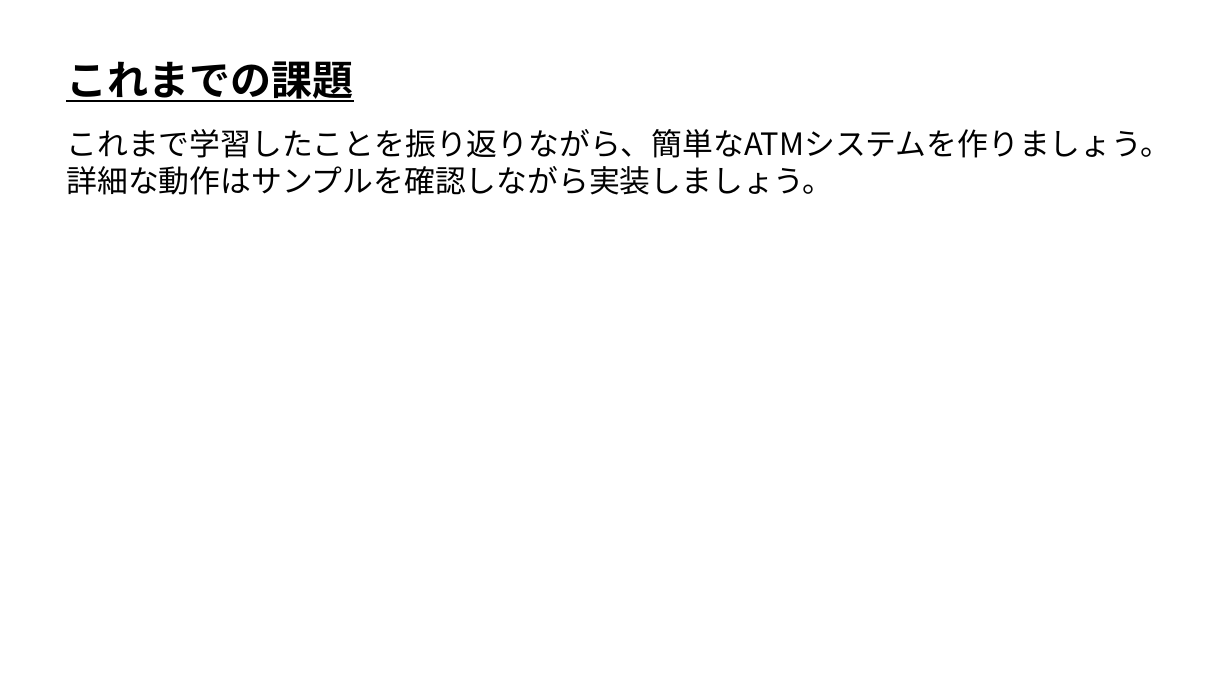
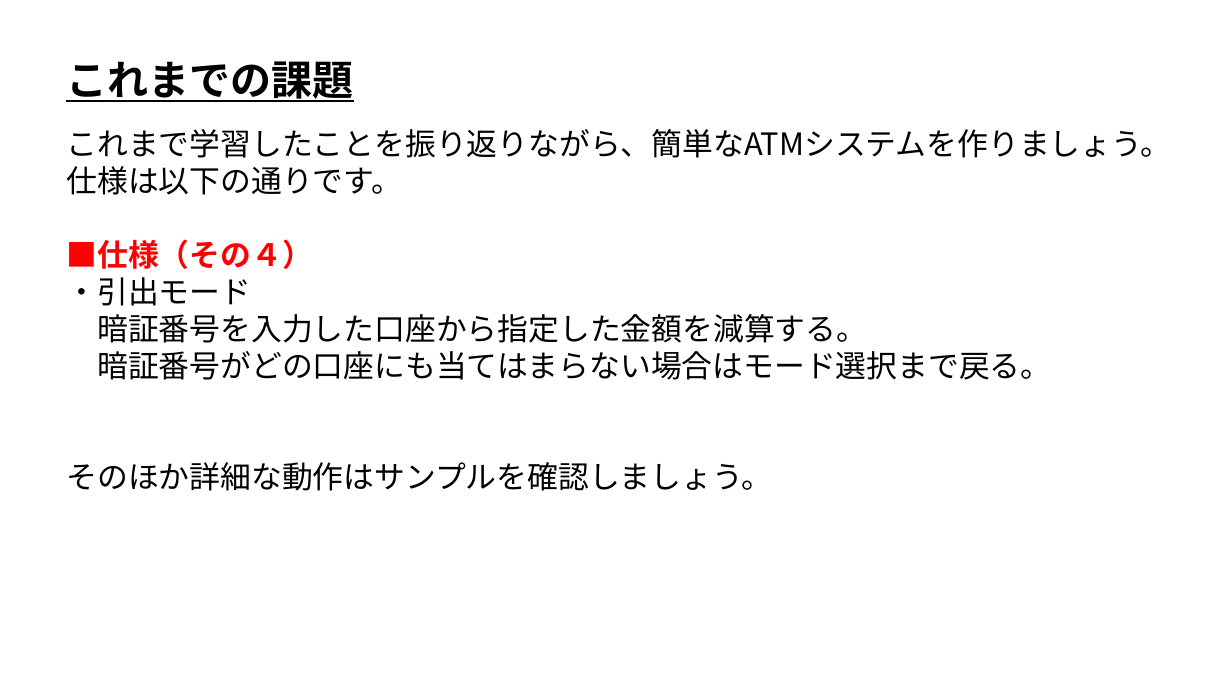
Before and after one commit to ArakiYusuke-Ohara/Textbook, a slide deck: slide 4 of ゲーム科1年/00_前期/プログラミングⅡ/16_これまでの課題.pptx (slide 1 before the commit). Drawn at 1232x693 pixels with LibreOffice and Linux fonts; fonts in the diff are those of the drawing. Boxes give left, top, right and bottom in pixels: in the first picture for what was removed or moved away, otherwise in the second. Text is boxed around its words. In the diff, an @@ line names an element or a change of style, - is before the commit and + after.

```diff
--- a/ゲーム科1年/00_前期/プログラミングⅡ/16_これまでの課題.pptx
+++ b/ゲーム科1年/00_前期/プログラミングⅡ/16_これまでの課題.pptx
@@ text at (66, 166, 1051, 491): text changed @@
-詳細な動作はサンプルを確認しながら実装しましょう。
+仕様は以下の通りです。
+■仕様（その４）
+・引出モード
+暗証番号を入力した口座から指定した金額を減算する。
+暗証番号がどの口座にも当てはまらない場合はモード選択まで戻る。
+そのほか詳細な動作はサンプルを確認しましょう。
```
Also in this commit, not shown: 3 slides added.
